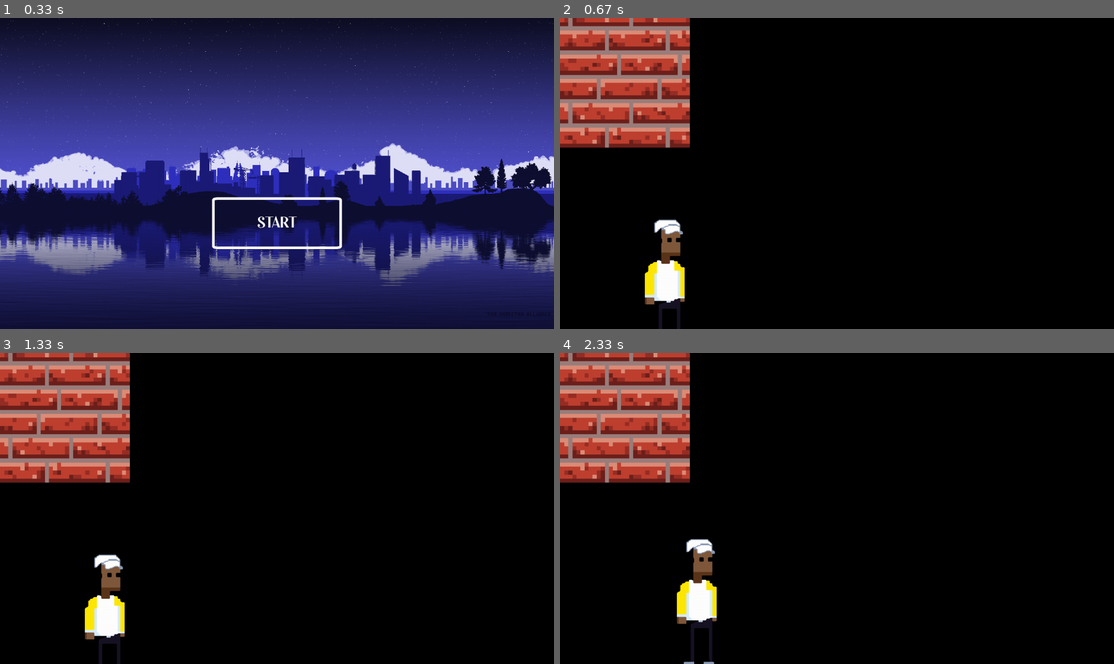
Above: before the commit, frames 1-4 (two rows, left to right).
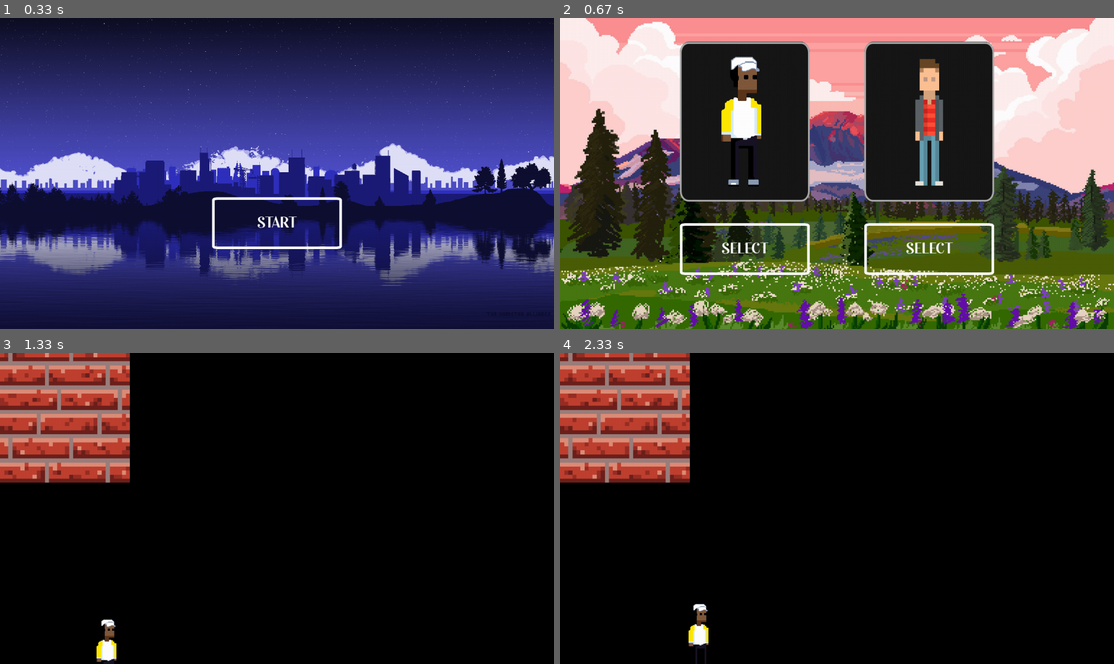
Above: after the commit, the same moments.

Repository: Samuelg924/Proyecto
Game: pygame game, started from proyecto-videojuego/pygame/main2.py
The game is run twice, just before and just after one commit, with the same random seed, the same clock (stepped at 60 frames per second) and the same inputs.
Inputs (mouse positions are in pixels of both pictures, inside the frame that each line leads up to):
- Up to frame 1 (0.33 s): no input
- Up to frame 2 (0.67 s): press the mouse at (837, 223) at 0.37 s; move the mouse to (770, 198) at 0.47 s; release the mouse at (704, 176) at 0.6 s
- Up to frame 3 (1.33 s): click (182, 583) at 0.72 s, where only the run after the commit has a clickable "SELECT"; press the mouse at (277, 636) at 1.03 s; move the mouse to (332, 552) at 1.13 s; release the mouse at (393, 468) at 1.27 s
- Up to frame 4 (2.33 s): hold D 1.33-1.8 s; move the mouse to (875, 436) at 1.37 s; hold W 1.83-2.13 s; hold D from 2.17 s (still down)

Frame 1 is identical in both runs. In frame 2, 80% of the frame differs, in the area x 0-100%, y 0-100%; in frame 3, 1.7%; in frame 4, 1.8%.

Commit message:
Complementada la seccion de seleccion de personajes (Falta Logica de cambio de color)

Diff:
--- a/proyecto-videojuego/pygame/main2.py
+++ b/proyecto-videojuego/pygame/main2.py
@@ -7,11 +7,37 @@
 		self.floor = floor
 		self.wall = wall
 		self.wall_door = wall_door
+		self.character_surface1 = pygame.transform.scale2x(character_surface1)
+		self.character_surface2 = pygame.transform.scale(character_surface2, (64, 295))
+		self.background_character1 = character_background1
+		self.background_character2 = character_background1
+
+		self.character_rect1 = self.character_surface1.get_rect(center = (window_width / 3, window_height / 3))
+		self.character_rect2 = self.character_surface2.get_rect(center = ((window_width / 3) * 2, window_height / 3))
+		self.background_character_rect1 = self.background_character1.get_rect(center = (window_width / 3, window_height / 3))
+		self.background_character_rect2 = self.background_character2.get_rect(center = ((window_width / 3) * 2, window_height / 3))
 
 	def draw_scenario0(self):
 		screen.blit(self.background, (0, 0))
 
 	def draw_scenario1(self):
+		if button_selection_character1.pressed:
+			self.background_character1 = character_background2
+			self.background_character2 = character_background1
+			# button_selection_character2.status = False
+
+		if button_selection_character2.pressed:
+			self.background_character2 = character_background2
+			self.background_character1 = character_background1
+			# button_selection_character1.status = False
+
+		screen.blit(self.background, (0, 0))
+		screen.blit(self.background_character1, self.background_character_rect1)
+		screen.blit(self.background_character2, self.background_character_rect2)
+		screen.blit(self.character_surface1, self.character_rect1)
+		screen.blit(self.character_surface2, self.character_rect2)
+
+	def draw_scenario2(self):
 		screen.blit(self.wall, (0, 0))
 
 class Character:
@@ -55,6 +81,7 @@
 		self.original_y_pos = pos[1]
 		self.font_color = (255, 255, 255)
 		self.text = text
+		self.status = False
 
 		# Top rectangle
 
@@ -83,10 +110,11 @@
 			if pygame.mouse.get_pressed()[0]:
 				self.dynamic_elecation = 0
 				self.pressed = True
+				self.status = True
 			else:
 				self.dynamic_elecation = self.elevation + 0.5
 				if self.pressed == True:
-					print("Changed")
+					print(self.status)
 					self.pressed = False
 		else:
 			self.dynamic_elecation = self.elevation
@@ -126,10 +154,14 @@
 # Carga de imagenes
 
 background_ciudad_azul = pygame.transform.scale(pygame.image.load("proyecto-videojuego/resources/Background2.png").convert_alpha(), (window_width, window_height))
+background_flatlands = pygame.transform.scale(pygame.image.load("proyecto-videojuego/resources/Background3.jpg").convert_alpha(), (window_width, window_height))
 wall_brick_tile = pygame.image.load("proyecto-videojuego/resources/BRick_wall.png").convert_alpha()
 marco_boton_blanco = pygame.image.load("proyecto-videojuego/resources/Marco_boton_blanco.png").convert_alpha()
 marco_boton_gris = pygame.image.load("proyecto-videojuego/resources/Marco_boton_gris.png").convert_alpha()
-character_surface = pygame.transform.scale2x(pygame.image.load("proyecto-videojuego/resources/Character-test.png").convert_alpha())
+character_surface1 = pygame.image.load("proyecto-videojuego/resources/Character-test.png").convert_alpha()
+character_surface2 = pygame.image.load("proyecto-videojuego/resources/Character-test2.png").convert_alpha()
+character_background1 = pygame.image.load("proyecto-videojuego/resources/Character_background.png").convert_alpha()
+character_background2 = pygame.image.load("proyecto-videojuego/resources/Character_background2.png").convert_alpha()
 
 # Variables adicionales (Pygame)
 
@@ -137,8 +169,14 @@
 
 # Classes
 
-character = Character(character_surface)
-button1 = Button('START', 300, 120, [window_width / 2, (window_height / 3) * 2], 5, marco_boton_blanco, marco_boton_gris)
+# Character = Character(character_surface1)
+
+# Botones
+
+button_start = Button('START', 300, 120, [window_width / 2, (window_height / 3) * 2], 5, marco_boton_blanco, marco_boton_gris)
+button_selection_character1 = Button('SELECT', 300, 120, [window_width / 3, (window_height / 4) * 3], 5, marco_boton_blanco, marco_boton_gris)
+button_selection_character2 = Button('SELECT', 300, 120, [(window_width / 3) * 2, (window_height / 4) * 3], 5, marco_boton_blanco, marco_boton_gris)
+button_selection_character_confirm = Button('Confirm', 230, 80, [window_width / 2, (window_height / 10) * 9.15], 5, marco_boton_blanco, marco_boton_gris)
 
 # Main Loop
 
@@ -179,16 +217,34 @@
 		background = background_ciudad_azul
 		scenario = Scenario(background = background)
 		scenario.draw_scenario0()
-		button1.draw()
-		scene_number = scene_number + button1.change_scenario()
-
-	if scene_number == 1:
+		button_start.draw()
+		scene_number = scene_number + button_start.change_scenario()
+
+	elif scene_number == 1:
+		background = background_flatlands
+		scenario = Scenario(background = background)
+		scenario.draw_scenario1()
+		button_selection_character1.draw()
+		button_selection_character2.draw()
+
+		if button_selection_character1.status:
+			character = Character(character_surface1)
+
+		if button_selection_character2.status:
+			character = Character(character_surface2)
+
+		if button_selection_character1.status or button_selection_character2.status:
+			button_selection_character_confirm.draw()
+			if button_selection_character_confirm.status:
+				scene_number = 2
+
+	elif scene_number == 2:
 		wall = wall_brick_tile
 		character_move_status = True
 		scenario = Scenario(wall = wall)
 		character.draw_character()
 		character.move_character(direction)
-		scenario.draw_scenario1()
+		scenario.draw_scenario2()
 
 	pygame.display.update()
 	clock.tick(60)
Binary file added: proyecto-videojuego/resources/Character-test2.png
Binary file added: proyecto-videojuego/resources/Character_background.png
Binary file added: proyecto-videojuego/resources/Character_background2.png
